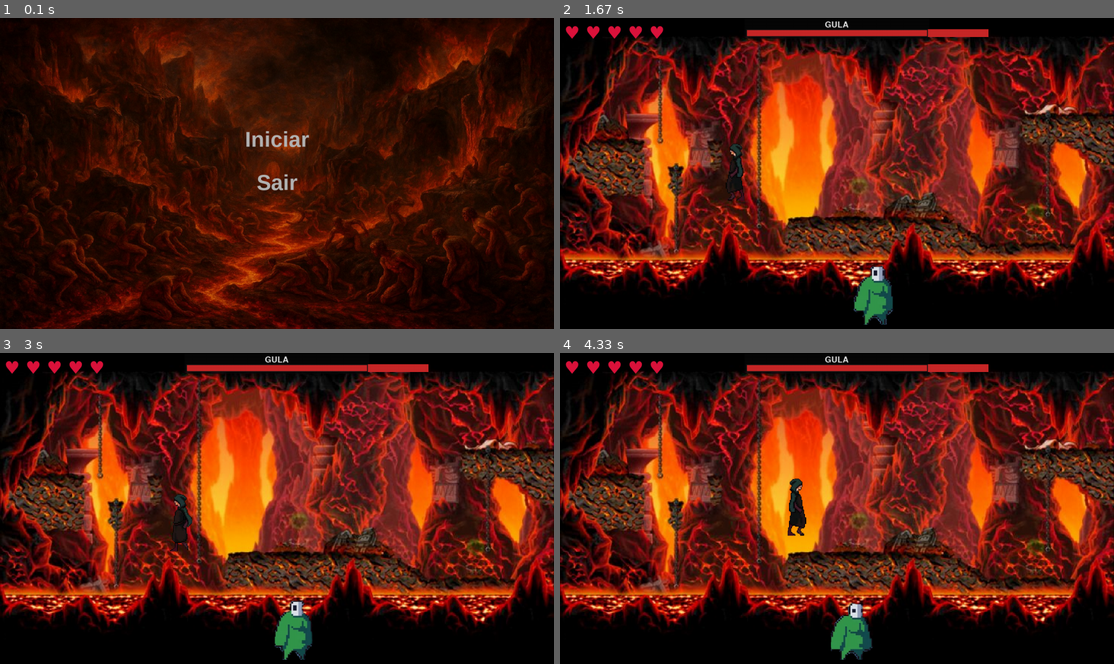
Above: before the commit, frames 1-4 (two rows, left to right).
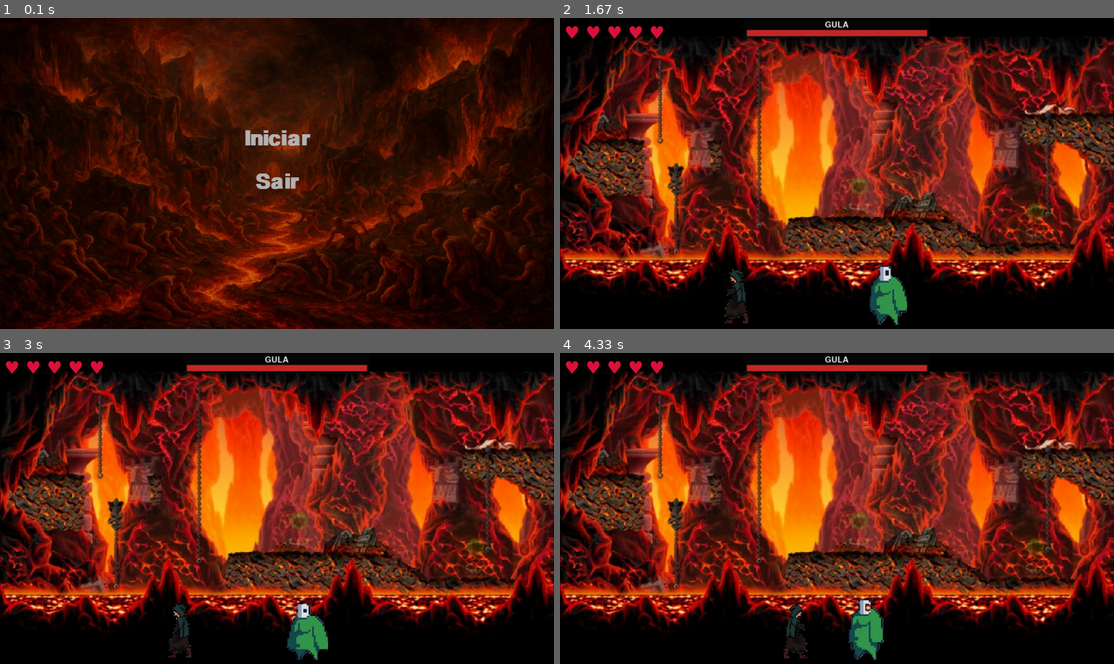
Above: after the commit, the same moments.

Repository: LucasEntringer/projeto_pygame
Game: pygame game, started from jogo.py
The game is run twice, just before and just after one commit, with the same random seed, the same clock (stepped at 60 frames per second) and the same inputs.
Inputs (mouse positions are in pixels of both pictures, inside the frame that each line leads up to):
- Up to frame 1 (0.1 s): no input
- Up to frame 2 (1.67 s): click "Iniciar" at 0.38 s; hold Z 0.67-1.2 s; hold A 0.67-1.2 s; move the mouse to (825, 210) at 0.7 s; hold A from 1.23 s (still down); tap Space at 1.3, 1.6 s
- Up to frame 3 (3 s): release A at 1.77 s; hold A 1.8-2.2 s; tap Space at 1.87, 2.17, 2.3, 2.6, 2.97 s; hold D 2.23-2.87 s; tap Z at 2.38 s; hold A from 2.9 s (still down)
- Up to frame 4 (4.33 s): tap Space at 3.27, 3.47, 3.77, 3.97, 4.27 s; release A at 3.37 s; hold D 3.4-3.87 s; hold D from 3.9 s (still down); tap Z at 4.05 s

The runs differ from the first frame. In frame 1, 0.5% of the frame differs, in the area x 44-56%, y 35-56%; in frame 2, 2.1%; in frame 3, 2.1%; in frame 4, 2.3%, in the area x 40-78%, y 3-99%.

Commit message:
Reformulando controles e corrigindo bug

Diff:
--- a/config.py
+++ b/config.py
@@ -12,7 +12,7 @@
 
 #Pasta que contem os sons
 
-SND_DIR=path.join(path.dirname(__file__), 'assets', 'sounds')
+SND_DIR = path.join(path.dirname(__file__), 'assets', 'sounds')
 
 
 #Controle de fluxos
--- a/gula.py
+++ b/gula.py
@@ -1,11 +1,6 @@
 import pygame
 import random
 import math
-
-# ===== CONFIGURAÇÕES DO BOSS =====
-BOSS_ATTACK_INTERVAL = 1500  # NÃO USADO (sistema de tiro substitui)
-FURY_MULT = 1.4
-ATTACK_ANIM_DELAY = 100
 
 # ===== CONFIGURAÇÕES DOS TIROS (COXAS) =====
 COXA_DAMAGE = 18
@@ -16,6 +11,7 @@
 COXA_SHOOT_DELAY = 1200  # ms entre cada tiro ← CONTROLE AQUI O DELAY
 
 SPEED_SCALE = 0.90
+ATTACK_ANIM_DELAY = 100
 
 
 class BossGula(pygame.sprite.Sprite):
@@ -26,6 +22,8 @@
         self.walk_frames = assets.get('gula_walk', []) if assets else []
         self.attack_frames = assets.get('gula_attack', []) if assets else []
         self.die_frames = assets.get('gula_die', []) if assets else []
+
+        # Cria caches flipados para morte
         self.die_right = list(self.die_frames)
         try:
             self.die_left = [pygame.transform.flip(f, True, False) for f in self.die_right]
@@ -44,7 +42,10 @@
         # Escala a coxa para o tamanho desejado
         self.coxa_weapon = pygame.transform.scale(self.coxa_img, (COXA_WIDTH, COXA_HEIGHT))
 
-        self.facing = 1  # 1 = direita, -1 = esquerda
+        # IMPORTANTE: facing = -1 significa que as sprites ORIGINAIS olham para ESQUERDA
+        # Então quando o jogador está à esquerda, NÃO flipamos (usamos original)
+        # Quando o jogador está à direita, flipamos
+        self.facing = -1  # -1 = esquerda (original), 1 = direita (flipado)
 
         self.image = self.idle_frames[0] if self.idle_frames else pygame.Surface((180, 180), pygame.SRCALPHA)
         if not self.idle_frames and not self.walk_frames:
@@ -54,22 +55,18 @@
 
         self.hp = int(hp)
         self.base_hp = int(hp)
-        self.base_damage = int(damage)
         self.damage = int(damage)
         self.alive_flag = True
 
         self.patrol_min_x = patrol_min_x
         self.patrol_max_x = patrol_max_x
         self.speed = float(speed)
-        self.moving = True
 
         self.state = "idle"
         self.frame_idx = 0
         self.frame_timer = 0
         self.frame_delay = 200
 
-        self.attack_timer = 0
-        self.attack_interval = BOSS_ATTACK_INTERVAL
         self.attack_anim_idx = 0
         self.attack_anim_timer = 0
         self.attack_anim_delay = ATTACK_ANIM_DELAY
@@ -83,27 +80,7 @@
         self.die_delay = 120
 
         self.coxas = []  # Lista de projéteis (tiros)
-        self.fury = False
-        self.player_attacked_first = None
-
         self.atacando = False
-
-    def apply_fury(self):
-        if not self.fury:
-            self.fury = True
-            self.hp = int(self.hp * FURY_MULT)
-            self.damage = int(self.damage * FURY_MULT)
-            try:
-                temp = self.image.copy()
-                temp.fill((200, 40, 40), special_flags=pygame.BLEND_RGBA_ADD)
-                self.image = temp
-            except Exception:
-                pass
-
-    def notify_player_attack(self):
-        if self.player_attacked_first is None and self.attack_timer < 1:
-            self.player_attacked_first = True
-            self.apply_fury()
 
     def take_damage(self, amount):
         if not self.alive_flag:
@@ -119,10 +96,12 @@
 
     def atirar_coxa(self):
         """Dispara uma coxa de frango na direção que o boss está olhando"""
+        print(f"[DEBUG] Atirando coxa! Facing: {self.facing}, Pos: {self.rect.center}")
         try:
-            # Prepara a imagem do projétil (flipada se olhando para esquerda)
+            # Prepara a imagem do projétil
             img = self.coxa_weapon.copy()
-            if self.facing == -1:
+            # Se facing = 1 (direita), flipa a coxa
+            if self.facing == 1:
                 img = pygame.transform.flip(img, True, False)
 
             w, h = img.get_size()
@@ -130,7 +109,7 @@
             # Posição inicial: na frente do boss
             if self.facing == 1:  # Olhando para direita
                 sx = self.rect.right + 10
-            else:  # Olhando para esquerda
+            else:  # Olhando para esquerda (original)
                 sx = self.rect.left - w - 10
 
             sy = self.rect.centery - h // 2
@@ -148,6 +127,7 @@
                 'damage': COXA_DAMAGE
             }
             self.coxas.append(proj)
+            print(f"[DEBUG] Coxa adicionada! Total coxas: {len(self.coxas)}")
 
             # Inicia animação de ataque
             self.atacando = True
@@ -155,7 +135,7 @@
             self.attack_anim_timer = 0
 
         except Exception as e:
-            print(f"Erro ao atirar coxa: {e}")
+            print(f"[ERRO] ao atirar coxa: {e}")
 
     def atualizar_coxas(self, dt, window_width):
         """Atualiza posição dos projéteis e remove os que saíram da tela"""
@@ -191,6 +171,7 @@
                 pygame.draw.rect(surface, (230, 120, 20), p['rect'])
 
     def _select_frame_and_apply_flip(self, base_frames, dt):
+        """Seleciona frame e aplica flip se necessário"""
         if not base_frames:
             return None
 
@@ -201,13 +182,15 @@
 
         frame = base_frames[self.frame_idx]
 
-        # Aplica flip quando facing == -1 (olhando para esquerda)
-        if self.facing == -1:
+        # facing = 1 significa que queremos olhar para DIREITA
+        # Como as sprites originais olham para ESQUERDA, flipamos quando facing = 1
+        if self.facing == 1:
             try:
                 return pygame.transform.flip(frame, True, False)
             except Exception:
                 return frame
         else:
+            # facing = -1: usa sprite original (olhando para esquerda)
             return frame
 
     def update(self, dt, window_width=None, ground_y=None, player=None):
@@ -221,7 +204,8 @@
                     self.is_dying = False
                     self.alive_flag = False
                     if self.die_right:
-                        last = self.die_right[-1] if self.facing == 1 else self.die_left[-1]
+                        # Usa cache correto baseado no facing
+                        last = self.die_right[self.die_index - 1] if self.facing == 1 else self.die_left[self.die_index - 1]
                         anchor = self.rect.midbottom
                         self.image = last
                         self.rect = self.image.get_rect()
@@ -246,11 +230,13 @@
             ATTACK_RANGE = 350  # Distância para começar a atirar
             MELEE_RANGE = 120   # Distância mínima (para de andar)
 
-            # === FACING: Sempre olha PARA o jogador ===
+            # === FACING: Define direção baseado na posição do jogador ===
+            # Se jogador está à DIREITA (dx > 0), queremos olhar para DIREITA (facing = 1)
+            # Se jogador está à ESQUERDA (dx < 0), queremos olhar para ESQUERDA (facing = -1)
             if dx > 0:
-                self.facing = 1  # Jogador à direita → olha para direita
+                self.facing = 1  # Olha para direita (flipado)
             else:
-                self.facing = -1  # Jogador à esquerda → olha para esquerda
+                self.facing = -1  # Olha para esquerda (original)
 
             # === MOVIMENTO ===
             if abs(dx) > ATTACK_RANGE:
@@ -307,7 +293,8 @@
                     anchor = self.rect.midbottom
                     try:
                         attack_frame = frames_attack[self.attack_anim_idx]
-                        if self.facing == -1:
+                        # Aplica flip se olhando para direita
+                        if self.facing == 1:
                             attack_frame = pygame.transform.flip(attack_frame, True, False)
                         self.image = attack_frame
                         self.rect = self.image.get_rect()
--- a/jogo.py
+++ b/jogo.py
@@ -4,24 +4,23 @@
 from assets import load_assets
 from ira import BossIra
 from classes import Dante
-# Importa apenas BossGula (CoxaDeFrango removida)
-from gula import BossGula, COXA_DAMAGE
+from gula import BossGula
 import random
 
 def menu_screen(window, clock, assets):
     assets = load_assets()
 
-    TAMANHO_NORMAL = 50
-    TAMANHO_HOVER = 55
-
-    font_normal = pygame.font.SysFont("Arial", TAMANHO_NORMAL, bold=True)
-    font_hover = pygame.font.SysFont("Arial", TAMANHO_HOVER, bold=True)
+    TAMANHO_NORMAL = 70
+    TAMANHO_HOVER = 75
+
+    font_normal = pygame.font.SysFont("Dark Hell Font", TAMANHO_NORMAL, bold=True)
+    font_hover = pygame.font.SysFont("Dark Hell Font", TAMANHO_HOVER, bold=True)
 
     COLOR_NORMAL = (180, 180, 180)
     COLOR_HOVER = (255, 255, 255)
 
     #fontes e cores
-    font_menu = pygame.font.SysFont("Arial", 50)
+    font_menu = pygame.font.SysFont("Dark Hell Font", 50)
     BTN_COLOR = (100, 100, 100)
     BTN_HOVER_COLOR = (150, 150, 150)
     TEXT_COLOR = (255, 255, 255)
@@ -85,26 +84,20 @@
     font = pygame.font.SysFont("Segoe UI Symbol", 40)
     HEART_COLOR = (220, 20, 60)
 
+    assets = load_assets()
     all_sprites = pygame.sprite.Group()
     enemies = pygame.sprite.Group()
-    # projectiles = pygame.sprite.Group() # REMOVIDO: Não há mais projéteis
 
     dante = Dante(groups=[all_sprites], assets=assets)
 
-    # Inicia com o Boss Gula
     bx = LARGURA // 2 + 100
     by = ALTURA - 10
     gula = BossGula(bx, by, assets=assets, patrol_min_x=120, patrol_max_x=LARGURA - 120, speed=2.0)
     enemies.add(gula)
-    all_sprites.add(gula)
-
-    # Ira começa como None
+
     ira = None
 
     running = True
-    pygame.mixer.music.stop()
-    game_music_path = os.path.join(SND_DIR, 'Verdi_s-Requiem_-II.-Dies-Irae-_CUGMZlvrR4c_.ogg')
-    pygame.mixer.music.load(game_music_path)
     pygame.mixer.music.play(loops=-1)
 
     while running:
@@ -114,28 +107,28 @@
         try:
             bg = pygame.image.load(bg_path).convert()
             bg = pygame.transform.scale(bg, (LARGURA, ALTURA))
-        except pygame.error:
-            bg = None
-        except FileNotFoundError:
+        except Exception:
             bg = None
 
         for event in pygame.event.get():
             if event.type == pygame.QUIT:
-                return EXIT_STATE
+                running = False
             if event.type == pygame.KEYDOWN:
                 if event.key == pygame.K_ESCAPE:
                     running = False
                 # Bloqueia controles se estiver morrendo
                 if not getattr(dante, 'is_dying', False):
+                    if event.key == pygame.K_w:
+                        dante.pular()
                     if event.key == pygame.K_SPACE:
-                        dante.pular()
-                    if event.key == pygame.K_z:
                         assets['atk_sound'].play()
                         dante.attack(enemies)
                         for e in enemies:
-                            # Notifica o boss sobre o ataque (se tiver o método)
                             if hasattr(e, 'notify_player_attack'):
-                                e.notify_player_attack()
+                                try:
+                                    e.notify_player_attack()
+                                except Exception:
+                                    pass
 
         # Bloqueia movimentação se estiver morrendo
         if not getattr(dante, 'is_dying', False):
@@ -155,42 +148,31 @@
             # Garante que pare de se mover durante a morte
             dante.parar()
 
-        # --- Limite de Movimento de Dante ---
-        dante.rect.left = max(dante.rect.left, 0)
-        # --------------------------------------
-
-        # --- LÓGICA DE TRANSIÇÃO DE FASE: GULA -> IRA ---
-        if gula is None and ira is None and dante.rect.centerx >= LARGURA - 120:
-
-            # Reposiciona Dante para o início da nova "tela"
+        if ira is None and dante.rect.centerx >= LARGURA - 120:
             dante.rect.midbottom = (140, ALTURA - 10)
             dante.parar()
-
-            # Instancia o novo boss, Ira
             bx = LARGURA // 2 + 100
             by = ALTURA - 10
             ira = BossIra(bx, by, assets=assets)
             enemies.add(ira)
-            all_sprites.add(ira)
-        # -------------------------------------------------
-
 
         all_sprites.update(dt)
-        # projectiles.update(dt) # REMOVIDO: Não há mais projéteis
 
         now = pygame.time.get_ticks()
         for e in list(enemies):
-            # --- Atualização do Inimigo ---
-            if hasattr(e, 'update'):
-                if isinstance(e, BossGula):
-                    # Gula.update agora NÃO retorna projéteis
-                    e.update(dt, window_width=LARGURA, ground_y=ALTURA, player=dante)
-                elif isinstance(e, BossIra):
+            try:
+                e.update(dt, window_width=LARGURA, ground_y=ALTURA, player=dante)
+            except TypeError:
+                try:
                     e.update(dt, window_width=LARGURA, ground_y=ALTURA)
-                else:
-                    e.update(dt)
-
-            # Lógica de colisão para ataques no chão do Ira (traces)
+                except Exception:
+                    try:
+                        e.update(dt)
+                    except Exception:
+                        pass
+            except Exception:
+                pass
+
             if hasattr(e, 'traces') and getattr(e, 'traces'):
                 for t in list(e.traces):
                     if now >= t['warn_until'] and now < t['active_until']:
@@ -200,66 +182,72 @@
                         feet_y = dante.rect.bottom - feet_h
                         feet_rect = pygame.Rect(feet_x, feet_y, feet_w, feet_h)
                         if feet_rect.colliderect(t['rect']):
-                            damage_amount = getattr(e, 'damage', 20)
-                            dante.dano(amount=damage_amount)
+                            try:
+                                dante.dano(amount=e.damage)
+                            except Exception:
+                                dante.dano(amount=20)
                             t['active_until'] = now - 1
 
-            # --- Remoção de Inimigos Mortos ---
-            if not getattr(e, 'alive_flag', True):
-                if e is ira:
-                    if ira is not None:
-                        ira.kill()
-                        ira = None
-                elif e is gula:
-                    if gula is not None:
-                        gula.kill()
-                        enemies.remove(gula)
-                        gula = None
-
-        # --- REMOVIDO: Lógica de Colisão Projétil (Coxa) vs Dante ---
-        # Removido bloco que verificava hit_coxas.
-
-        # Inicia a animação de morte, mas NÃO retorna ainda
+            if hasattr(e, 'coxas') and getattr(e, 'coxas'):
+                for c in list(e.coxas):
+                    c_rect = c.get('render_rect') if c.get('render_rect') else c['rect']
+                    if dante.rect.colliderect(c_rect):
+                        try:
+                            dante.dano(amount=c.get('dano', 18))
+                        except Exception:
+                            dante.dano(amount=18)
+                        try:
+                            e.coxas.remove(c)
+                        except ValueError:
+                            pass
+
+        if ira is not None and not ira.alive_flag:
+            try:
+                ira.kill()
+            except Exception:
+                pass
+            ira = None
+
+        if gula is not None and not gula.alive_flag:
+            try:
+                gula.kill()
+            except Exception:
+                pass
+            try:
+                enemies.remove(gula)
+            except Exception:
+                pass
+            gula = None
+
+        # CORREÇÃO: Inicia a animação de morte, mas NÃO retorna ainda
         if dante.lives <= 0:
             if not getattr(dante, 'is_dying', False) and not getattr(dante, 'die_played', False):
                 dante.morrer()
-                assets['hurt_sound'].play()
+                assets['hurt_sound'].play()  # Toca som de morte (opcional)
 
         if bg:
             window.blit(bg, (0, 0))
         else:
             window.fill((30, 30, 30))
 
-        # --- Desenho de Traços/Coxas ---
         for e in enemies:
             if hasattr(e, 'draw_traces'):
-                e.draw_traces(window)
-        # --- Desenha projéteis (coxas) de cada inimigo ---
-        for e in enemies:
-            if hasattr(e, 'coxas') and e.coxas:
-                for p in e.coxas:
-                    try:
-                        window.blit(p['image'], p['rect'])
-                    except Exception:
-                        pygame.draw.rect(window, (200,120,40), p['rect'])
-
-        # --------------------------------
-        # Verifica colisão dos projéteis (coxas) com Dante
-        for e in list(enemies):
-            if hasattr(e, 'coxas') and getattr(e, 'coxas', None):
-                for p in list(e.coxas):
-                    if dante.rect.colliderect(p['rect']):
-                        # aplica dano e remove projétil
-                        damage_amount = getattr(e, 'damage', COXA_DAMAGE)
-                        dante.dano(amount=damage_amount)
-                        try:
-                            e.coxas.remove(p)
-                        except ValueError:
-                            pass
+                try:
+                    e.draw_traces(window)
+                except Exception:
+                    pass
 
         all_sprites.draw(window)
 
-        # Lógica HUD
+        try:
+            enemies.draw(window)
+        except Exception:
+            for e in enemies:
+                try:
+                    window.blit(e.image, e.rect)
+                except Exception:
+                    pass
+
         boss_for_hud = None
         if ira is not None:
             boss_for_hud = ira
@@ -279,22 +267,12 @@
             window.blit(s_bg, (bg_rect.x, bg_rect.y))
 
             name_font = pygame.font.SysFont(None, 28)
-            # Verifica o tipo de boss explicitamente
-            if isinstance(boss_for_hud, BossIra):
-                boss_name = "IRA"
-                boss_base_hp = boss_for_hud.base_hp
-            elif isinstance(boss_for_hud, BossGula):
-                boss_name = "GULA"
-                boss_base_hp = boss_for_hud.base_hp
-            else:
-                boss_name = "BOSS"
-                boss_base_hp = 1 # Evita divisão por zero
-
+            boss_name = "IRA" if isinstance(boss_for_hud, BossIra) else "GULA"
             name_surf = name_font.render(boss_name, True, (230, 230, 230))
             name_pos = (x + (bar_w - name_surf.get_width()) // 2, y - 2)
             window.blit(name_surf, name_pos)
 
-            hp_pct = max(0.0, boss_for_hud.hp) / max(1, boss_base_hp)
+            hp_pct = max(0.0, boss_for_hud.hp) / max(1, boss_for_hud.base_hp)
             hp_w = int(bar_w * hp_pct)
             bar_rect = pygame.Rect(x, y + 18, bar_w, bar_h)
             hp_rect = pygame.Rect(x, y + 18, hp_w, bar_h)
@@ -302,8 +280,7 @@
             pygame.draw.rect(window, (200, 40, 40), hp_rect)
             pygame.draw.rect(window, (20, 20, 20), bar_rect, 2)
 
-
-        # Mostra corações
+        # Mostra corações (agora atualiza corretamente)
         hearts = "♥ " * max(0, dante.lives)
         if hearts:
             heart_surf = font.render(hearts, True, HEART_COLOR)
@@ -353,8 +330,6 @@
     pygame.mixer.init()
     window = pygame.display.set_mode((LARGURA, ALTURA))
     pygame.display.set_caption("Meu inferninho")
-
-    # CORREÇÃO: Cria a instância do Clock corretamente
     clock = pygame.time.Clock()
 
     # Carrega os assets
@@ -366,11 +341,11 @@
     while current_state != EXIT_STATE:
 
         if current_state == MENU_STATE:
-            # Passa o objeto clock
+            # Chama a função do menu
             current_state = menu_screen(window, clock, assets)
 
         elif current_state == GAME_STATE:
-            # Passa o objeto clock
+            # Chama a função do jogo (seu código original)
             current_state = game_screen(window, clock, assets)
 
         elif current_state == GAME_OVER_STATE:
